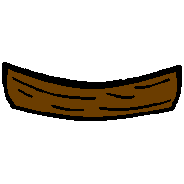
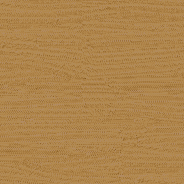
Two versions of the same layered image (184x184). Layer-by-layer changes:
added layer "test" above "native warrior" over 0, 0, 184, 184
hid group "vehicles" (16 layers) over 0, 0, 184, 184
